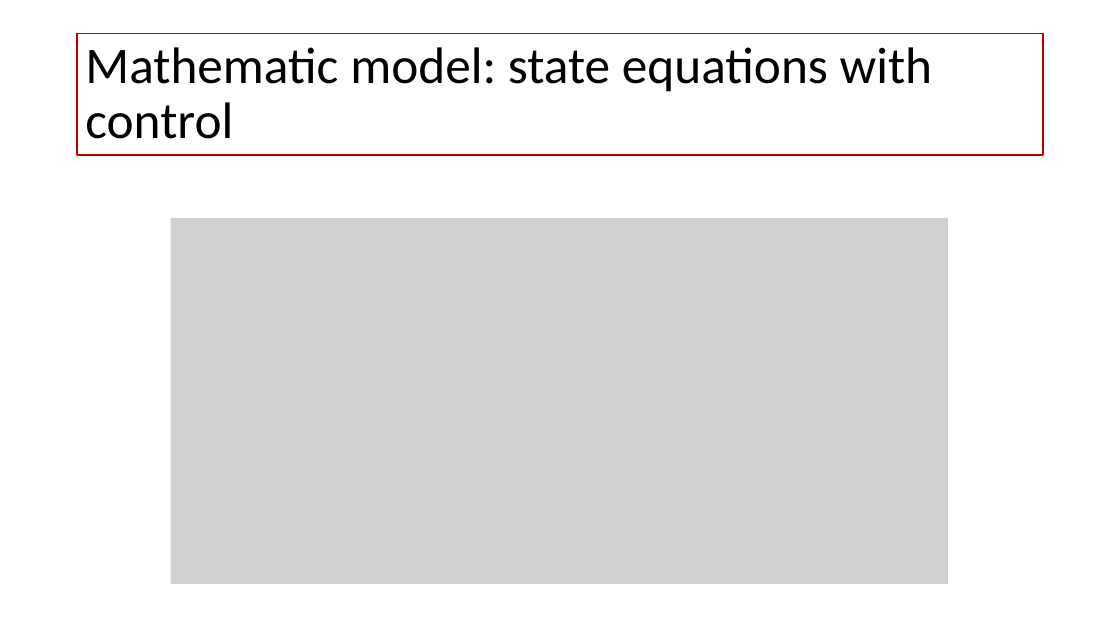
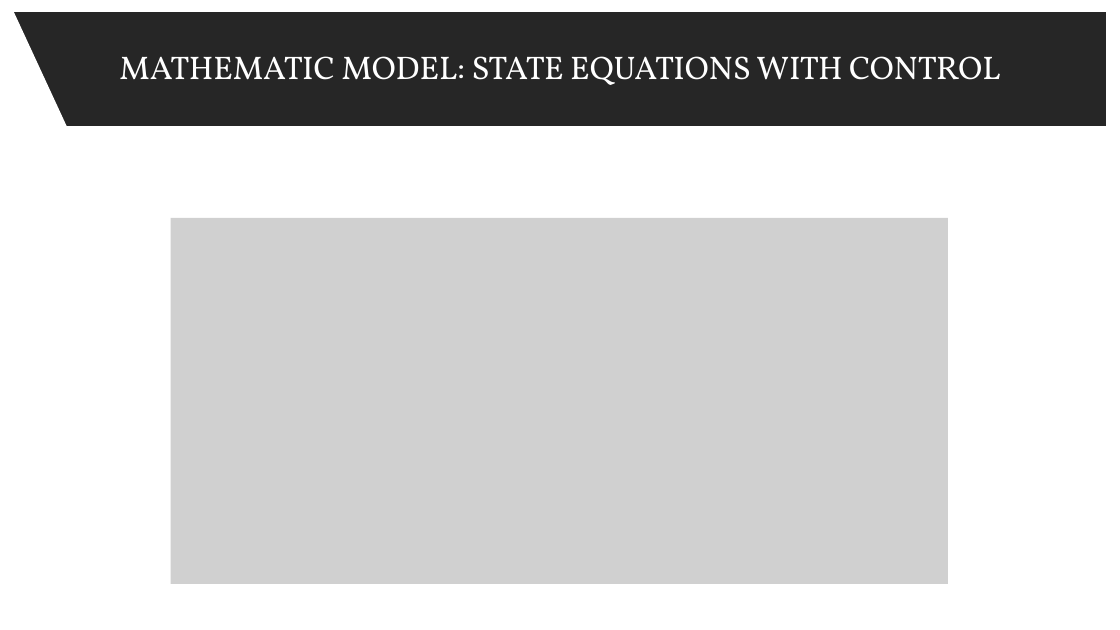
Before and after one commit to spbisc97/covid-optimal-control, a slide deck: slide 2 of PowerPoint/Optimal control strategies to prevent the hospital beds collapse during COVID-19 outbreak.pptx. Drawn at 1120x630 pixels with LibreOffice and Linux fonts; fonts in the diff are those of the drawing; grey boxes stand for pictures. Boxes give left, top, right and bottom in pixels: in the first picture for what was removed or moved away, otherwise in the second. Text is boxed around its words. In the diff, an @@ line names an element or a change of style, - is before the commit and + after.

```diff
--- a/PowerPoint/Optimal control strategies to prevent the hospital beds collapse during COVID-19 outbreak.pptx
+++ b/PowerPoint/Optimal control strategies to prevent the hospital beds collapse during COVID-19 outbreak.pptx
@@ title "MATHEMATIC MODEL: STATE EQUATIONS WITH ..." resized from (x1=77, y1=34, x2=1044, y2=155) to (x1=13, y1=11, x2=1107, y2=127) @@
@@ title "MATHEMATIC MODEL: STATE EQUATIONS WITH ..." at (x1=13, y1=11, x2=1107, y2=127): fill none to #262626; outline #C00000 1.5 pt to #FFFFFF 1.5 pt @@
@@ right triangle added at (x1=13, y1=11, x2=66, y2=127), fill #FFFFFF, outline #FFFFFF 1 pt @@
@@ title at (x1=119, y1=56, x2=1000, y2=85): text changed; size 44 to 28 pt; font Calibri to Vollkorn; text colour #000000 to #FFFFFF @@
-Mathematic model: state equations with control
+MATHEMATIC MODEL: STATE EQUATIONS WITH CONTROL
```
Also in this commit, not shown: 4 other slides changed, 1 slide added, 1 other file.
